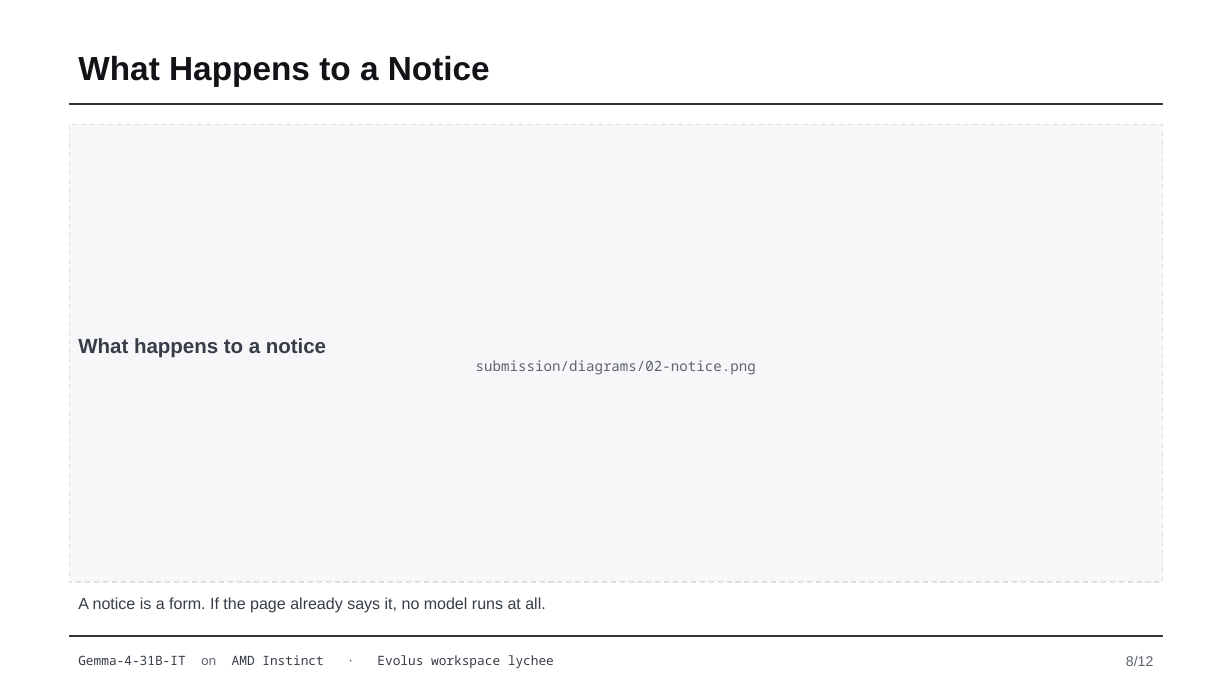
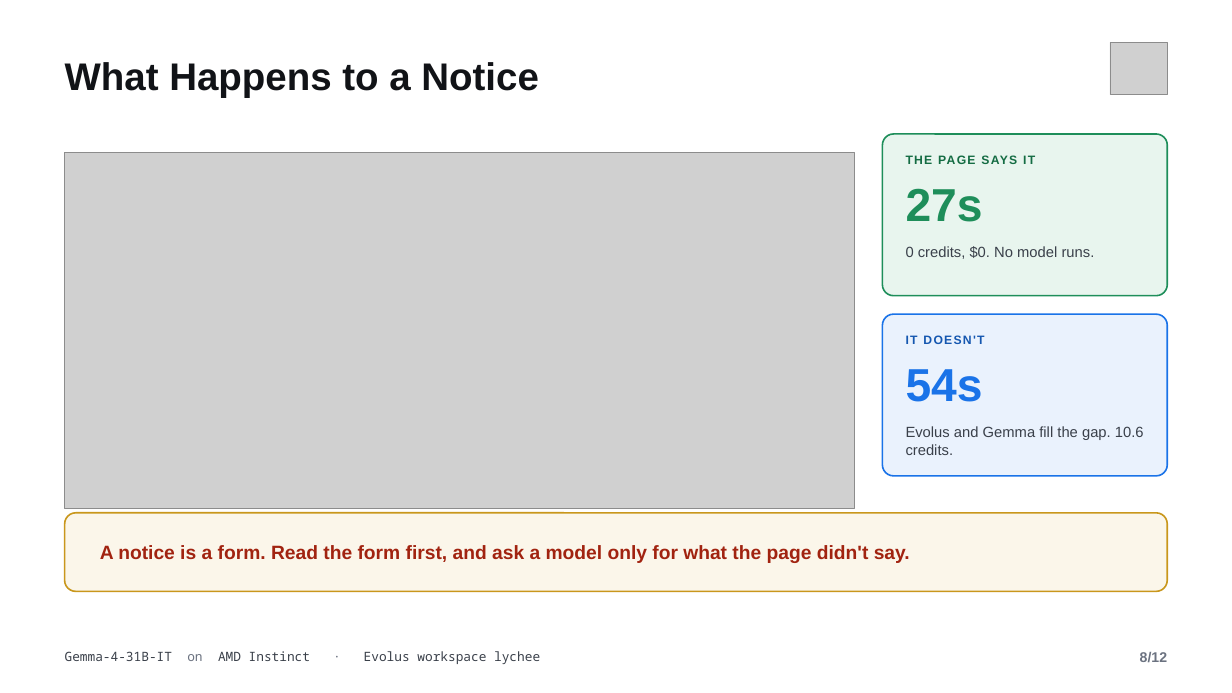
Before and after one commit to bukhari-hamzamukhtar/lychee, a slide deck: slide 8 of submission/LastBuy.pptx. Drawn at 1232x693 pixels with LibreOffice and Linux fonts; fonts in the diff are those of the drawing; grey boxes stand for pictures. Boxes give left, top, right and bottom in pixels: in the first picture for what was removed or moved away, otherwise in the second. Text is boxed around its words. In the diff, an @@ line names an element or a change of style, - is before the commit and + after.

```diff
--- a/submission/LastBuy.pptx
+++ b/submission/LastBuy.pptx
@@ text "What Happens to a Notice" moved from (x1=78, y1=55, x2=490, y2=87) to (x1=65, y1=62, x2=539, y2=97) @@
@@ text "What Happens to a Notice" at (x1=65, y1=62, x2=539, y2=97): size 26 to 30 pt @@
@@ picture added at (x1=1110, y1=43, x2=1167, y2=94) @@
@@ rectangle removed at (x1=69, y1=104, x2=1163, y2=104) @@
@@ rectangle removed at (x1=69, y1=125, x2=1163, y2=582) @@
@@ rounded rectangle added at (x1=883, y1=134, x2=1167, y2=296), fill #E8F5EE, outline #1E8E5A 1.25 pt @@
@@ picture added at (x1=65, y1=152, x2=855, y2=508) @@
@@ text added at (x1=906, y1=152, x2=1144, y2=173), 9.5 pt, text #146C43, bold @@
+THE PAGE SAYS IT
@@ text added at (x1=906, y1=188, x2=983, y2=222), 36 pt, text #1E8E5A, bold @@
+27s
@@ text added at (x1=906, y1=246, x2=1095, y2=259), 11.5 pt, text #3A404A @@
+0 credits, $0. No model runs.
@@ rounded rectangle added at (x1=883, y1=314, x2=1167, y2=476), fill #EAF2FD, outline #1A73E8 1.25 pt @@
@@ text removed at (x1=78, y1=338, x2=756, y2=375) @@
-What happens to a notice
-submission/diagrams/02-notice.png
@@ text added at (x1=906, y1=335, x2=984, y2=344), 9.5 pt, text #1557B0, bold @@
+IT DOESN'T
@@ text added at (x1=906, y1=369, x2=983, y2=402), 36 pt, text #1A73E8, bold @@
+54s
@@ text added at (x1=906, y1=426, x2=1144, y2=455), 11.5 pt, text #3A404A @@
+Evolus and Gemma fill the gap. 10.6 credits.
@@ rounded rectangle added at (x1=65, y1=513, x2=1167, y2=592), fill #FBF6EA, outline #C9971C 1.25 pt @@
@@ text at (x1=100, y1=545, x2=910, y2=563): text changed; size 12.5 to 15 pt; text colour #373D47 to #A12310; bold on @@
-A notice is a form. If the page already says it, no model runs at all.
+A notice is a form. Read the form first, and ask a model only for what the page didn't say.
@@ text "Gemma-4-31B-IT on AMD Instinct · ..." at (x1=65, y1=651, x2=540, y2=664): text colour #373D47 to #3A404A; text colour #5C636E to #6B7280 in "on ·"; vertical alignment middle to top @@
@@ rectangle removed at (x1=69, y1=636, x2=1163, y2=637) @@
@@ text "8/12" at (x1=1140, y1=652, x2=1167, y2=663): text colour #5C636E to #6B7280, bold on; vertical alignment middle to top @@
```
Also in this commit, not shown: 9 other slides changed, 2 slides added, 2 slides removed, 6 other files.
